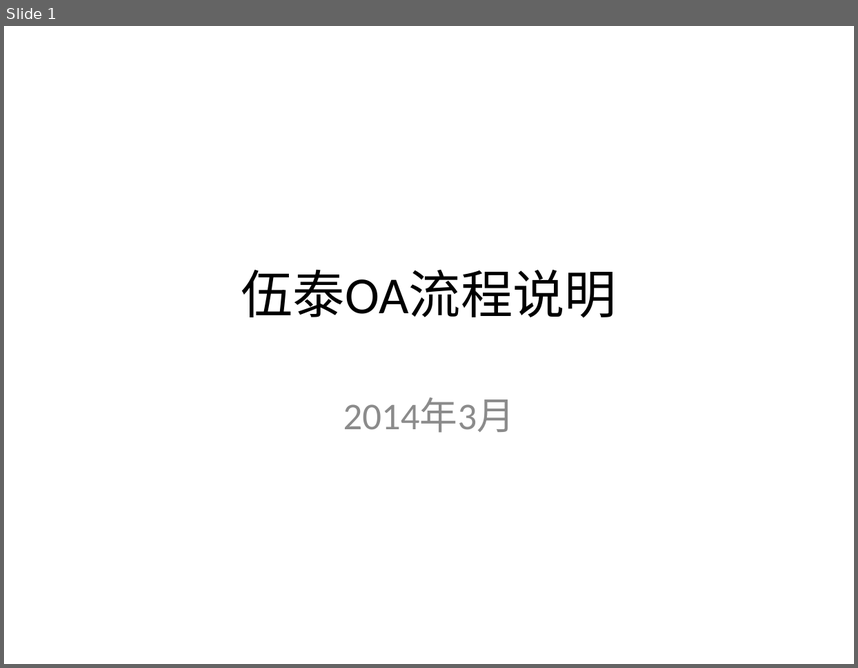
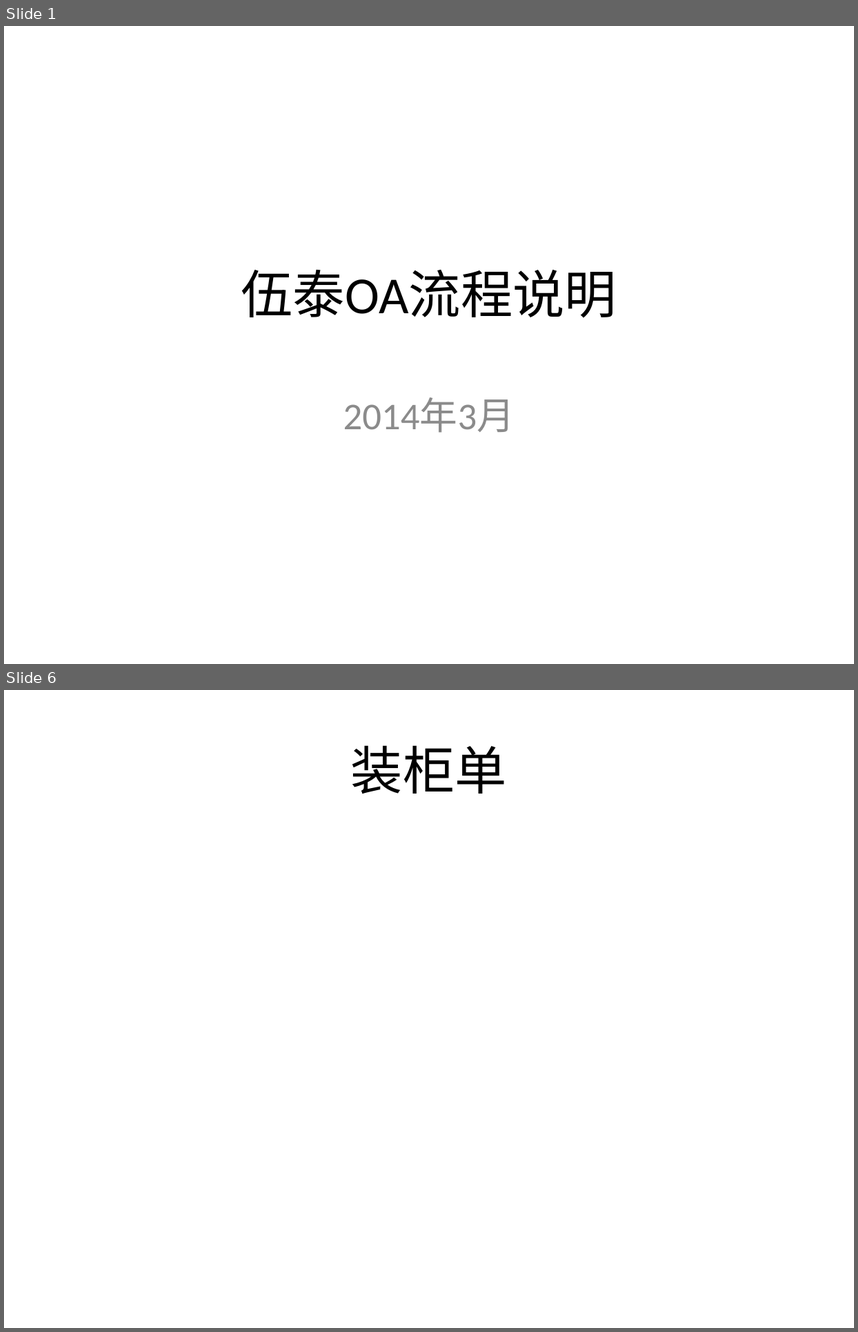
Before and after one commit to yuanly/oa, a slide deck: doc/伍泰OA流程说明.pptx. Shown one above the other, each under a label of ours: slide 1 before the commit, slides 1 and 6 after it; the slides between them are not shown. The pictures are 858x668 and 858x1332 pixels, drawn with LibreOffice and Linux fonts; fonts in the diff are those of the drawing. Boxes give left, top, right and bottom in pixels: in the first picture for what was removed or moved away, otherwise in the second. Text is boxed around its words. In the diff, an @@ line names an element or a change of style, - is before the commit and + after.

```diff
--- a/doc/伍泰OA流程说明.pptx
+++ b/doc/伍泰OA流程说明.pptx
@@ slide 6 added at bbox=[4, 690, 854, 1328], background #FFFFFF @@
@@ title added at bbox=[351, 745, 507, 794], 44 pt, text #000000 @@
+装柜单
```
Also in this commit, not shown: 8 other slides added, 5 other files.
